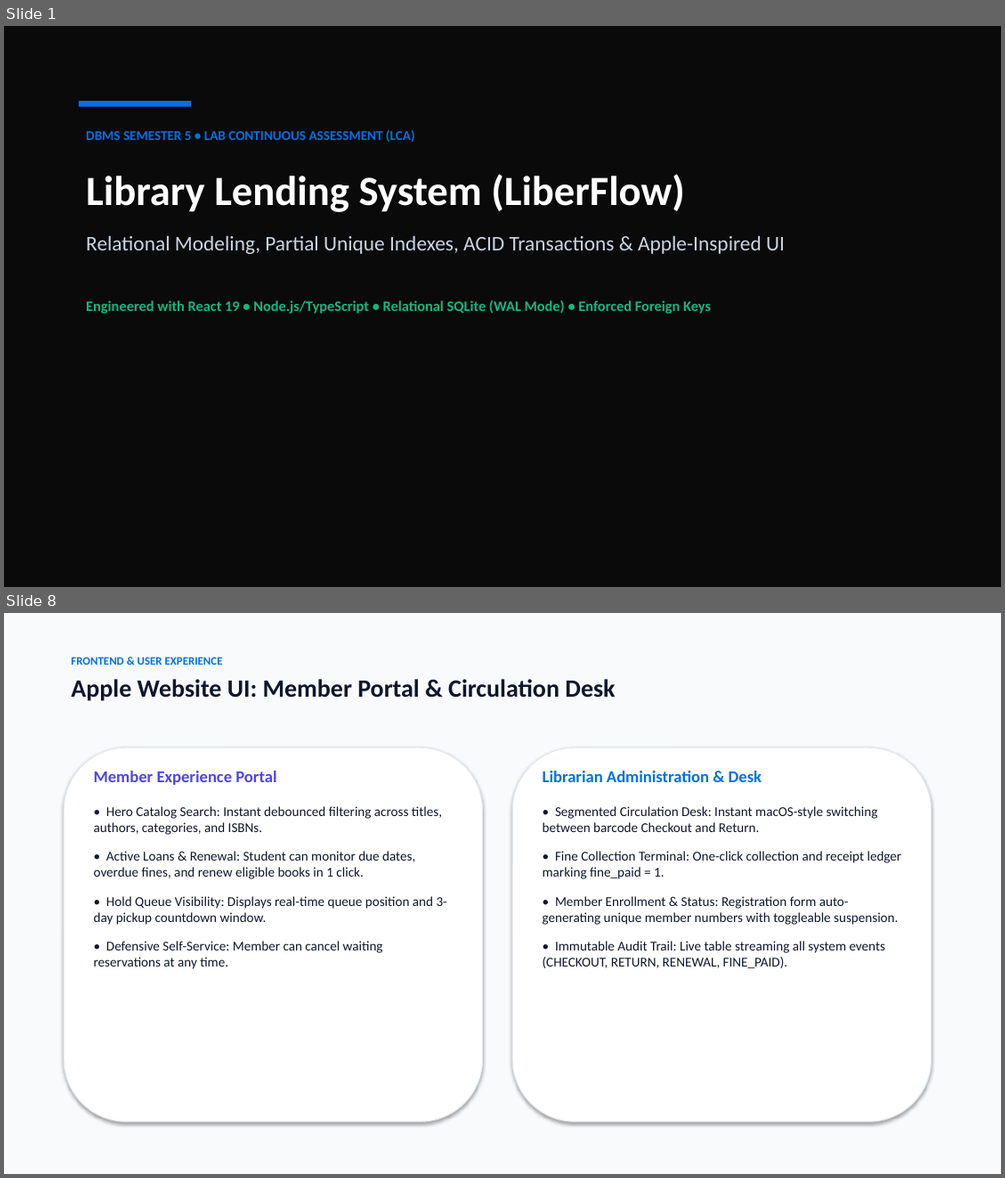
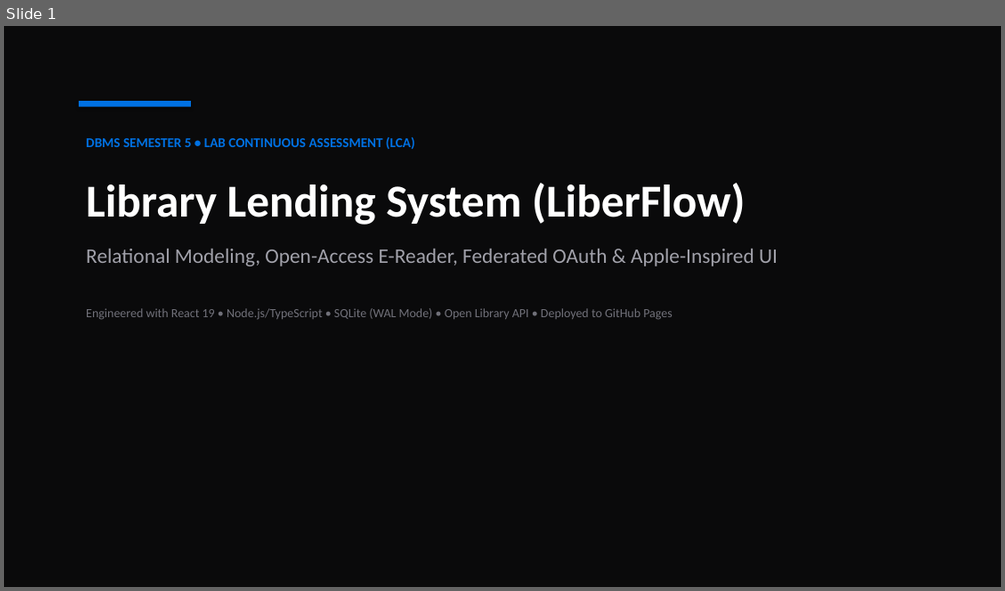
Before and after one commit to themellowhost/library-lending-system, a slide deck: Library_Lending_System_Presentation.pptx. Shown one above the other, each under a label of ours: slides 1 and 8 before the commit, slide 1 after it; the slides between them are not shown. The pictures are 1005x1178 and 1005x591 pixels, drawn with LibreOffice and Linux fonts; fonts in the diff are those of the drawing. Boxes give left, top, right and bottom in pixels: in the first picture for what was removed or moved away, otherwise in the second. Text is boxed around its words. In the diff, an @@ line names an element or a change of style, - is before the commit and + after.

Commit message:
docs: Update presentation deck to include open-access e-reader, RBAC role views, federated OAuth, and renewal engine

```diff
--- a/Library_Lending_System_Presentation.pptx
+++ b/Library_Lending_System_Presentation.pptx
@@ slide 8 removed at [4, 613, 1001, 1174], background #FFFFFF @@
@@ rectangle removed at [4, 613, 1001, 1174] @@
@@ text removed at [71, 657, 615, 701] @@
-FRONTEND & USER EXPERIENCE
-Apple Website UI: Member Portal & Circulation Desk
@@ rounded rectangle removed at [64, 747, 483, 1121] @@
@@ text removed at [94, 771, 447, 969] @@
-Member Experience Portal
-• Hero Catalog Search: Instant debounced filtering across titles, authors, categories, and ISBNs.
-• Active Loans & Renewal: Student can monitor due dates, overdue fines, and renew eligible books in 1 click.
-• Hold Queue Visibility: Displays real-time queue position and 3-day pickup countdown window.
-• Defensive Self-Service: Member can cancel waiting reservations at any time.
@@ rounded rectangle removed at [512, 747, 931, 1121] @@
@@ text removed at [542, 771, 902, 968] @@
-Librarian Administration & Desk
-• Segmented Circulation Desk: Instant macOS-style switching between barcode Checkout and Return.
-• Fine Collection Terminal: One-click collection and receipt ledger marking fine_paid = 1.
-• Member Enrollment & Status: Registration form auto-generating unique member numbers with toggleable suspension.
-• Immutable Audit Trail: Live table streaming all system events (CHECKOUT, RETURN, RENEWAL, FINE_PAID).
@@ slide 1 changed as well @@
@@ text "DBMS SEMESTER 5 • LAB ...": place and size @@
-text "DBMS SEMESTER 5 • LAB ..." at [86, 130, 785, 313]
+text "DBMS SEMESTER 5 • LAB ..." at [86, 137, 777, 320]
@@ text at [86, 183, 745, 224]: size 40 to 44 pt in "Library Lending System (LiberFlow)" @@
@@ text at [86, 248, 777, 320]: text changed; size 14 to 12 pt; text colour #10B981 to #71717A; bold off @@
-Relational Modeling, Partial Unique Indexes, ACID Transactions & Apple-Inspired UI
-Engineered with React 19 • Node.js/TypeScript • Relational SQLite (WAL Mode) • Enforced Foreign Keys
+Relational Modeling, Open-Access E-Reader, Federated OAuth & Apple-Inspired UI
+Engineered with React 19 • Node.js/TypeScript • SQLite (WAL Mode) • Open Library API • Deployed to GitHub Pages
```
Also in this commit, not shown: 7 other slides changed, 2 slides added, 1 other slide removed, 1 other file.
